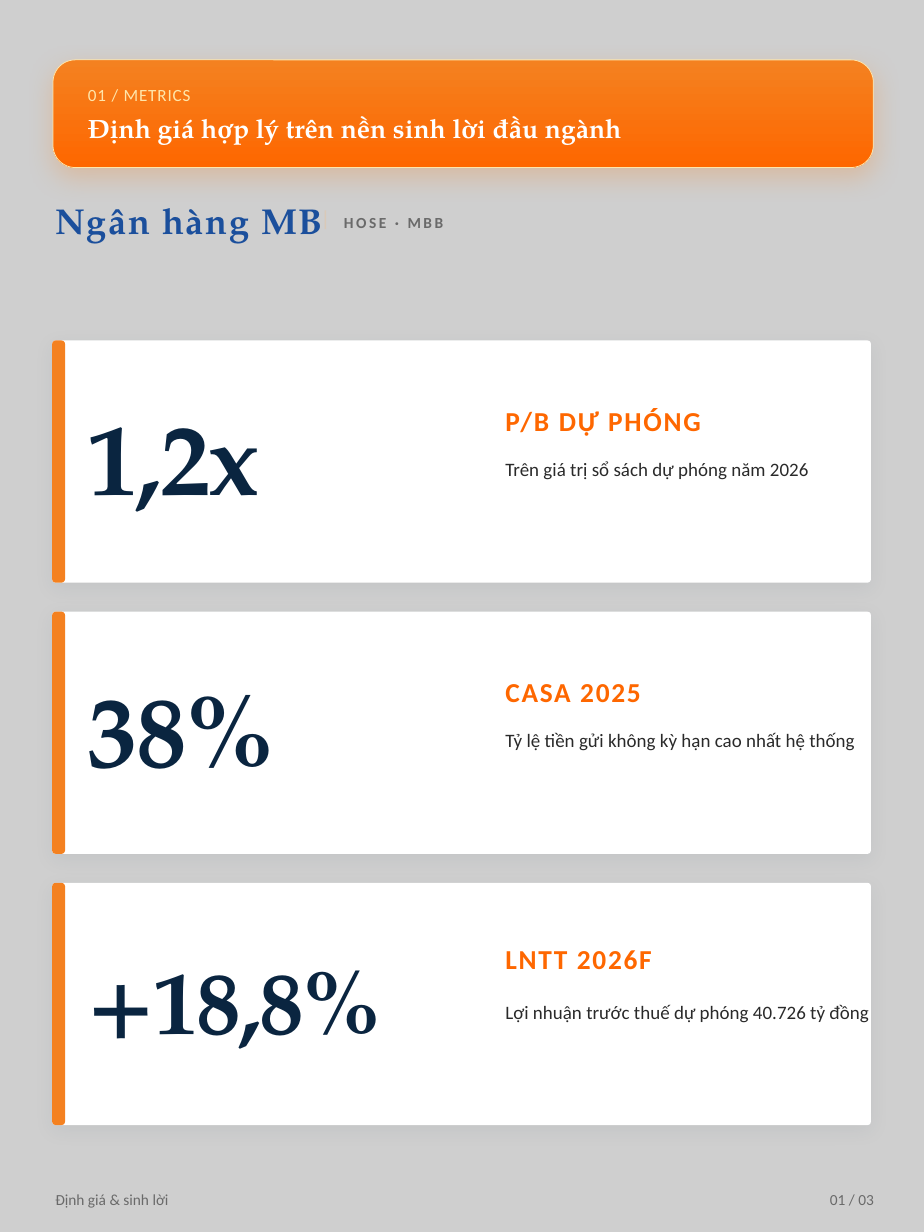
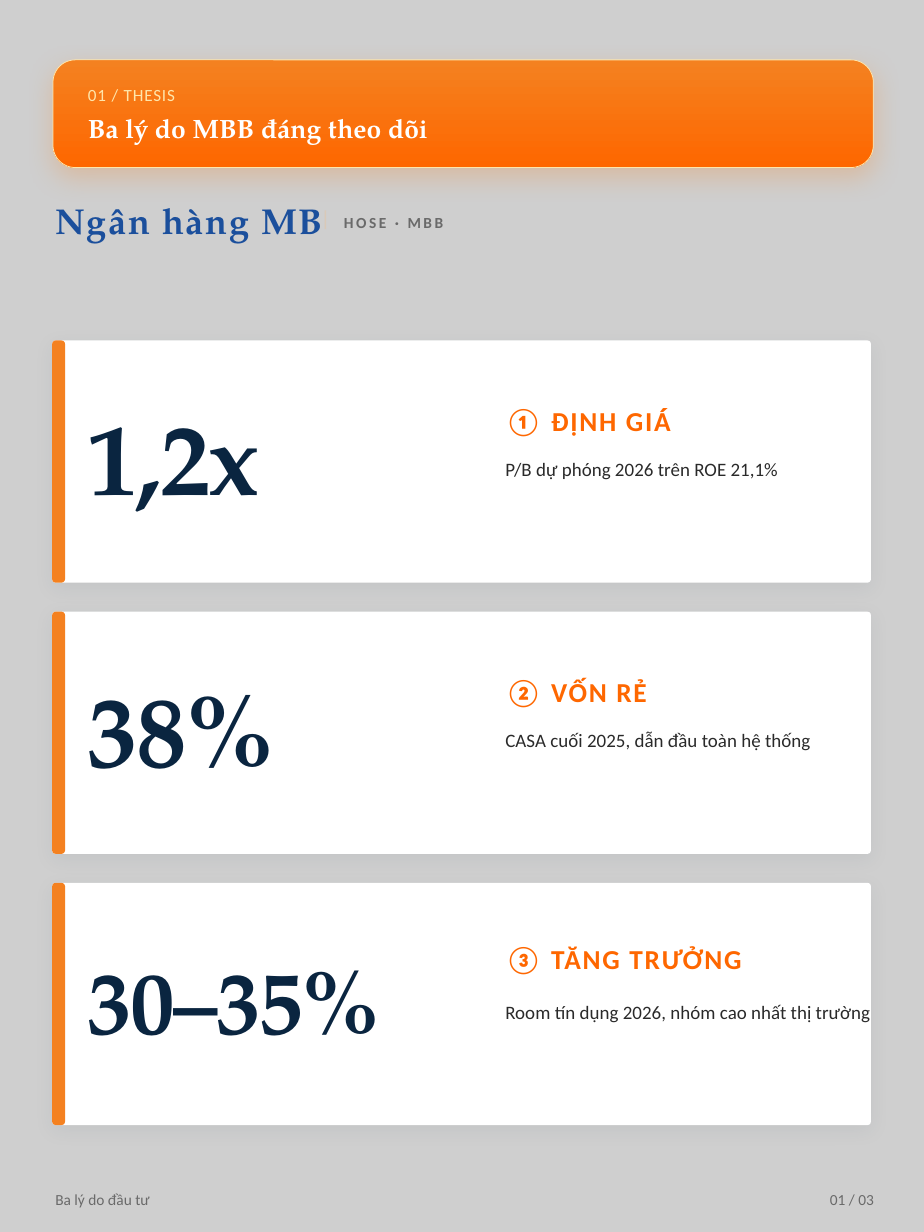
Before and after one commit to datquanton/verbose-guide, a slide deck: slide 2 of hotstock-mbb/Ngan_hang_MBB_Hotstock.pptx. Drawn at 924x1232 pixels with LibreOffice and Linux fonts; fonts in the diff are those of the drawing; background and template pictures are left out. Boxes give left, top, right and bottom in pixels: in the first picture for what was removed or moved away, otherwise in the second. Text is boxed around its words. In the diff, an @@ line names an element or a change of style, - is before the commit and + after.

```diff
--- a/hotstock-mbb/Ngan_hang_MBB_Hotstock.pptx
+++ b/hotstock-mbb/Ngan_hang_MBB_Hotstock.pptx
@@ text at (88,90,175,101): text changed @@
-01 / METRICS
+01 / THESIS
@@ text at (88,119,428,145): text changed @@
-Định giá hợp lý trên nền sinh lời đầu ngành
+Ba lý do MBB đáng theo dõi
@@ text at (505,409,671,437): text changed @@
-P/B DỰ PHÓNG
+① ĐỊNH GIÁ
@@ text at (505,463,778,480): text changed @@
-Trên giá trị sổ sách dự phóng năm 2026
+P/B dự phóng 2026 trên ROE 21,1%
@@ text at (505,680,646,708): text changed @@
-CASA 2025
+② VỐN RẺ
@@ text at (505,732,810,751): text changed @@
-Tỷ lệ tiền gửi không kỳ hạn cao nhất hệ thống
+CASA cuối 2025, dẫn đầu toàn hệ thống
@@ text at (505,947,741,975): text changed @@
-LNTT 2026F
+③ TĂNG TRƯỞNG
@@ text at (88,970,381,1036): text changed @@
-+18,8%
+30–35%
@@ text at (505,1004,870,1023): text changed @@
-Lợi nhuận trước thuế dự phóng 40.726 tỷ đồng
+Room tín dụng 2026, nhóm cao nhất thị trường
@@ text at (55,1193,149,1207): text changed @@
-Định giá & sinh lời
+Ba lý do đầu tư
```
Also in this commit, not shown: 2 other slides changed, 2 slides removed, 2 other files.
